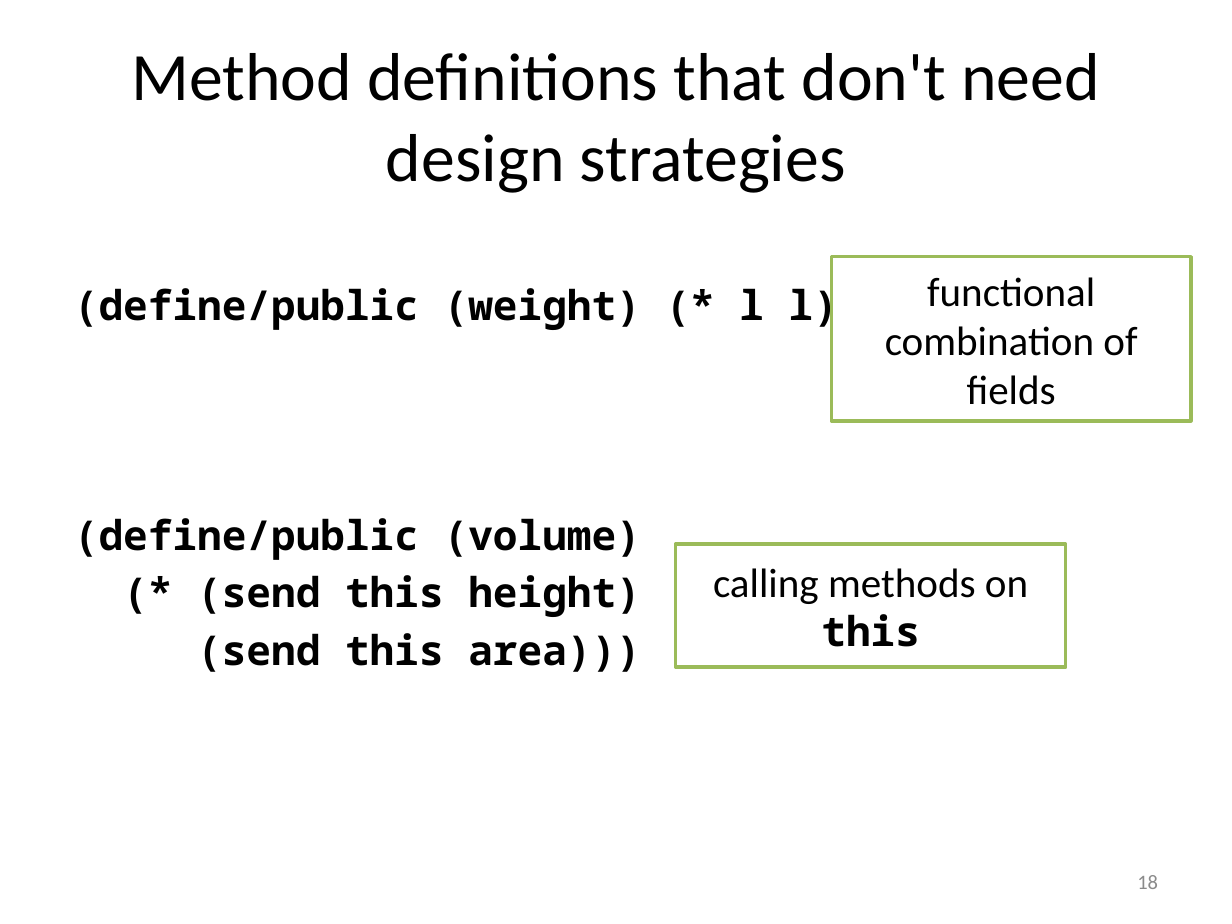
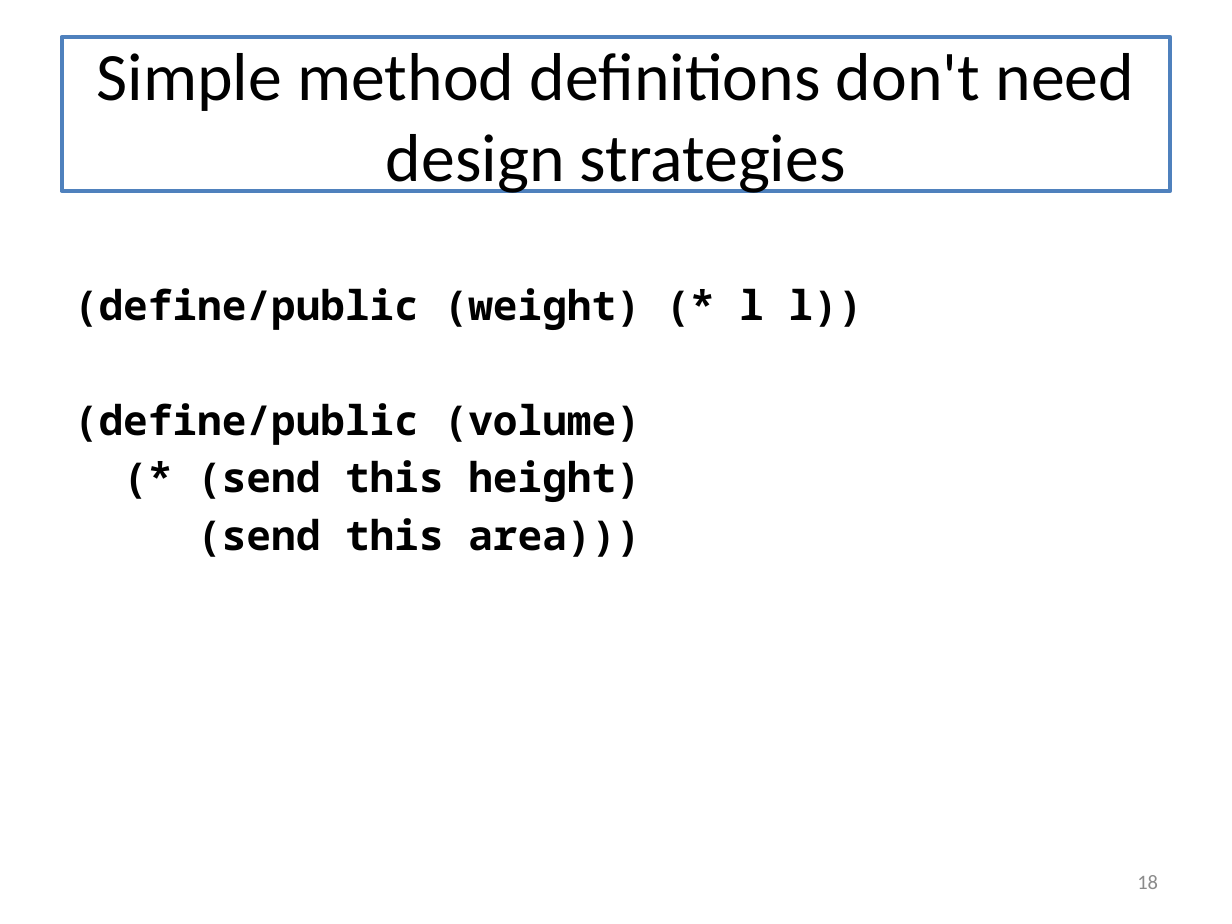
Before and after one commit to mwand/cs5010f16, a slide deck: slide 18 of Slides/Lesson 9.5 The Design Recipe Using Classes.pptx. Drawn at 1232x924 pixels with LibreOffice and Linux fonts; fonts in the diff are those of the drawing. Boxes give left, top, right and bottom in pixels: in the first picture for what was removed or moved away, otherwise in the second. Text is boxed around its words. In the diff, an @@ line names an element or a change of style, - is before the commit and + after.

Commit message:
fixed typo in gp08-3, updating slides for Modules 8-9

```diff
--- a/Slides/Lesson 9.5 The Design Recipe Using Classes.pptx
+++ b/Slides/Lesson 9.5 The Design Recipe Using Classes.pptx
@@ title "Simple method definitions don't need ...": place and size @@
-title "Simple method definitions don't need ..." at <box>131,53,1100,193</box>
+title "Simple method definitions don't need ..." at <box>62,37,1170,191</box>
@@ title "Simple method definitions don't need ..." at <box>62,37,1170,191</box>: fill none to #FFFFFF; outline none to #4F81BD 2.25 pt @@
@@ title at <box>97,53,1135,193</box>: text changed @@
-Method definitions that don't need design strategies
+Simple method definitions don't need design strategies
@@ text "(define/public (weight) (* l l))" rewrapped from <box>74,281,863,672</box> to <box>74,288,863,557</box> @@
@@ rectangle removed at <box>832,256,1191,420</box> @@
-functional combination of fields
@@ rectangle removed at <box>675,545,1066,668</box> @@
-calling methods on this
```
Also in this commit, not shown: 20 other slides changed, 5 slides added, 6 slides removed, 10 other files.
